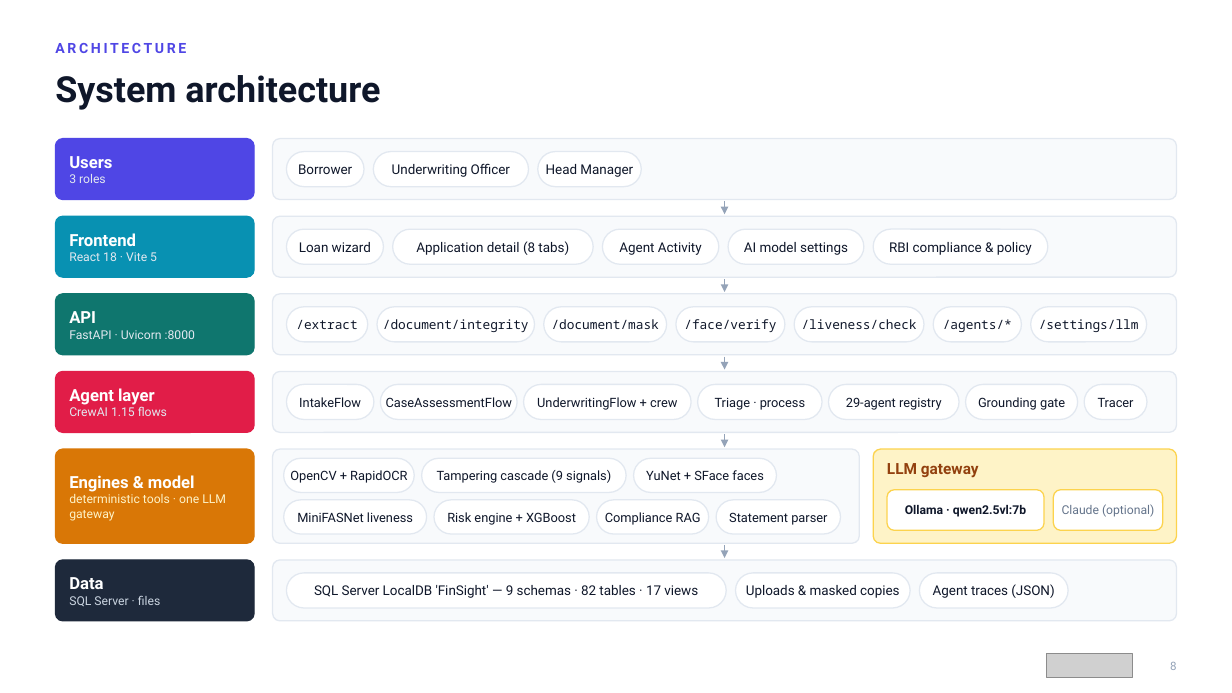
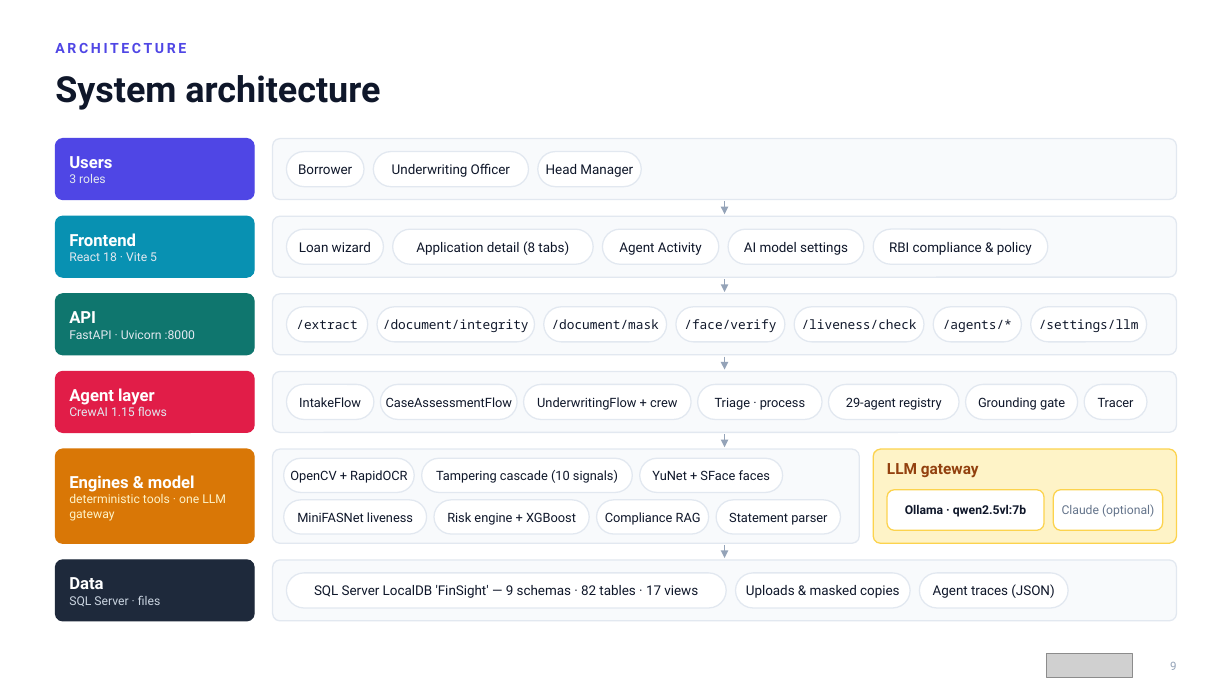
Before and after one commit to ShreyasBile/FinSight, a slide deck: slide 9 of docs/reports/07-FinSight-Project-Presentation.pptx (slide 8 before the commit). Drawn at 1232x693 pixels with LibreOffice and Linux fonts; fonts in the diff are those of the drawing; grey boxes stand for pictures. Boxes give left, top, right and bottom in pixels: in the first picture for what was removed or moved away, otherwise in the second. Text is boxed around its words. In the diff, an @@ line names an element or a change of style, - is before the commit and + after.

```diff
--- a/docs/reports/07-FinSight-Project-Presentation.pptx
+++ b/docs/reports/07-FinSight-Project-Presentation.pptx
@@ rounded rectangle: place and size @@
-rounded rectangle at [421,458,626,493]
+rounded rectangle at [421,458,632,493]
@@ text at [436,470,618,483]: text changed @@
-Tampering cascade (9 signals)
+Tampering cascade (10 signals)
@@ text "YuNet + SFace faces": place and size @@
-text "YuNet + SFace faces" at [646,470,763,480]
+text "YuNet + SFace faces" at [652,470,770,480]
@@ rounded rectangle: place and size @@
-rounded rectangle at [634,458,777,493]
+rounded rectangle at [640,458,783,493]
```
Also in this commit, not shown: 36 other slides changed, 4 slides added, 1 slide removed, 26 other files.
